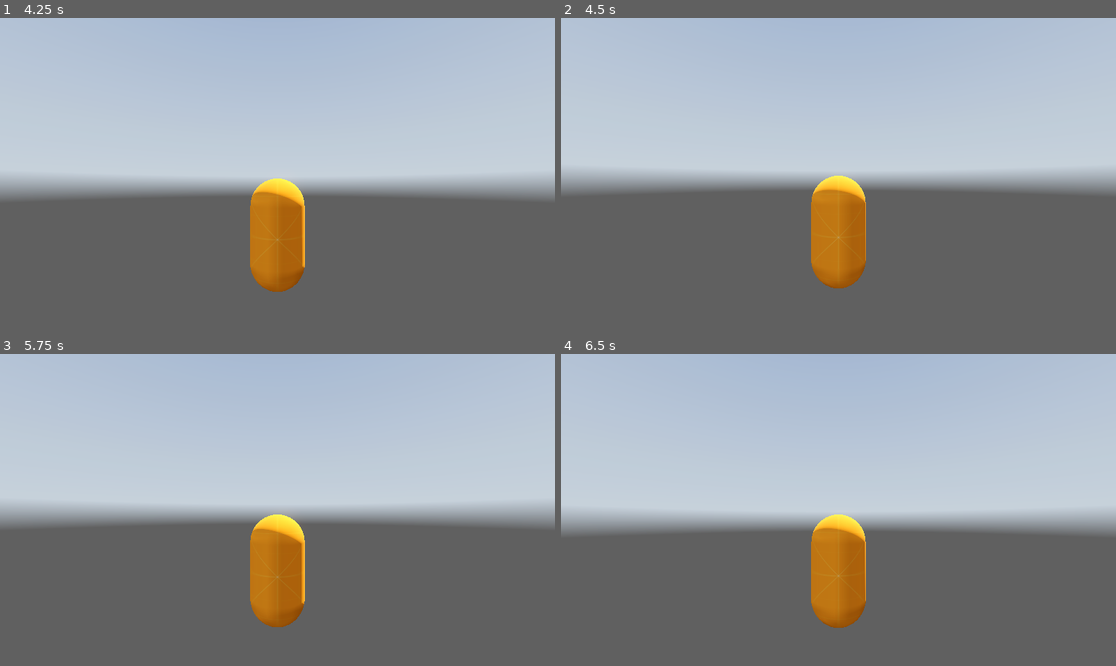
Above: before the commit, frames 1-4 (two rows, left to right).
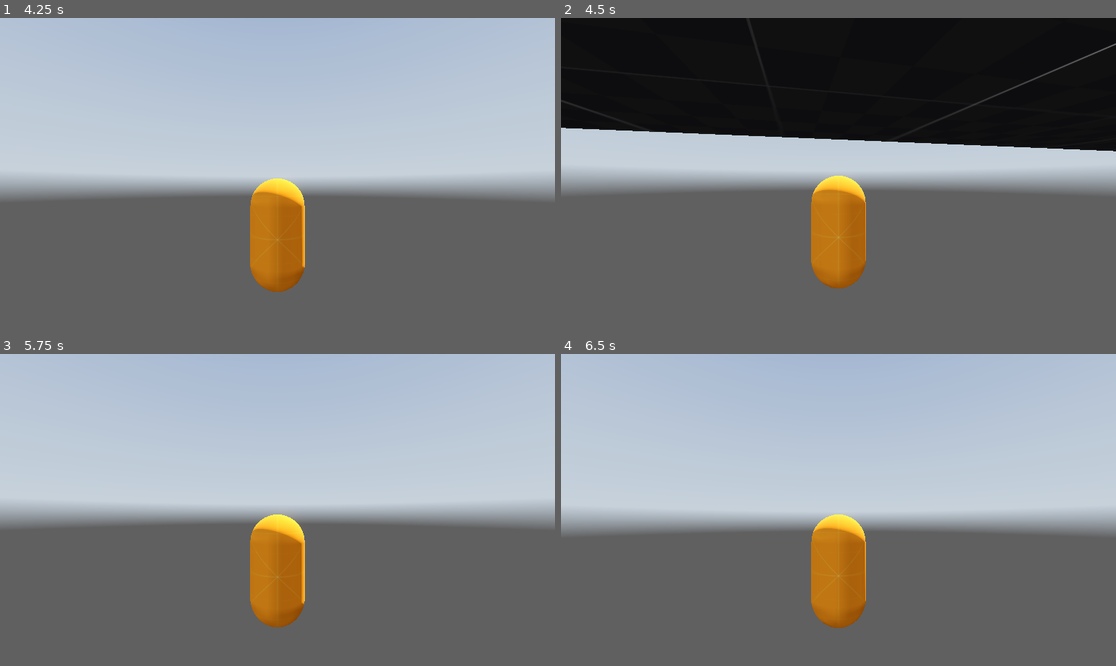
Above: after the commit, the same moments.

Repository: BryanDistefano2001/abandonware2.0
Game: Godot game, scene res://scenes/world.tscn
Same seed, same stepped clock (60 frames per second), same inputs: the game is played once before the commit and once after it. A sky picture missing from this copy of the repository is replaced by a grey-blue gradient.
Inputs (mouse positions are in pixels of both pictures, inside the frame that each line leads up to):
- Up to frame 1 (4.25 s): move the mouse to (271, 180) at 0.52 s; hold Ctrl (crouch) 0.53-1.28 s; hold W (forward) 0.53-2.78 s; click (271, 180) at 0.67 s; tap Space (jump) at 0.77, 1.07, 1.52, 1.55, 1.82, 2.1, 3.02, 3.32, 3.77, 3.8, 4.07 s; tap Shift (sprint) at 0.8, 1.35, 3.05 s; move the mouse to (316, 177) at 1.27 s; move the mouse to (233, 170) at 2.02 s; hold Ctrl (crouch) 2.03-2.78 s; move the mouse to (283, 174) at 2.77 s; hold A (left) 2.78-3.53 s; tap Ctrl (crouch) at 2.85 s; click (283, 174) at 2.92 s; move the mouse to (255, 167) at 3.52 s; hold W (forward) from 3.53 s (still down); hold Shift (sprint) from 3.53 s (still down)
- Up to frame 2 (4.5 s): keep holding W (forward); move the mouse to (866, 174) at 4.27 s; release Shift (sprint) at 4.28 s; tap Ctrl (crouch) at 4.35 s
- Up to frame 3 (5.75 s): keep holding W (forward); tap Space (jump) at 4.52, 4.82 s; tap Enter at 5 s; move the mouse to (249, 510) at 5.02 s; hold Shift (sprint) from 5.03 s (still down); click (249, 510) at 5.17 s
- Up to frame 4 (6.5 s): tap Space (jump) at 5.75, 5.85, 6.02, 6.32 s; move the mouse to (849, 503) at 5.77 s; release W (forward) at 5.78 s; release Shift (sprint) at 5.78 s; hold D (right) from 5.78 s (still down)

Frame 1 is identical in both runs. In frame 2, 39% of the frame differs, in the area x 0-100%, y 0-43%; in frame 3, less than 0.1%; in frame 4, less than 0.1%.

Commit message:
1.01
created timeout signal

Diff:
--- a/scenes/player.tscn
+++ b/scenes/player.tscn
@@ -57,3 +57,5 @@
 unique_name_in_owner = true
 wait_time = 0.05
 one_shot = true
+
+[connection signal="timeout" from="jump_buffer_timer" to="." method="_on_jump_buffer_timer_timeout"]
--- a/scripts/player.gd
+++ b/scripts/player.gd
@@ -55,12 +55,9 @@
 	# Add the gravity.
 	if not is_on_floor():
 		velocity += get_gravity() * delta * gravity_sens
-	if not is_on_floor() and jump_buffer_timer.is_stopped():
-		jump_buffer_timer.start()
-		print(jump_buffer_timer)
-	if is_on_floor():
-		jump_buffer_timer.start()
-	# handles crouching and sprinting logic
+
+
+
 	if Input.is_action_pressed("crouch"):
 		speed_current = speed_crouching # sets current speed to crouching sped
 		pivot.position.y = lerp(pivot.position.y, 1.0 + crouching_depth, delta * crouch_lerp_speed) # crouches character with a lerp
@@ -98,3 +95,7 @@
 
 
 	move_and_slide()
+
+
+func _on_jump_buffer_timer_timeout():
+	jump_buffer_timer.stop()
